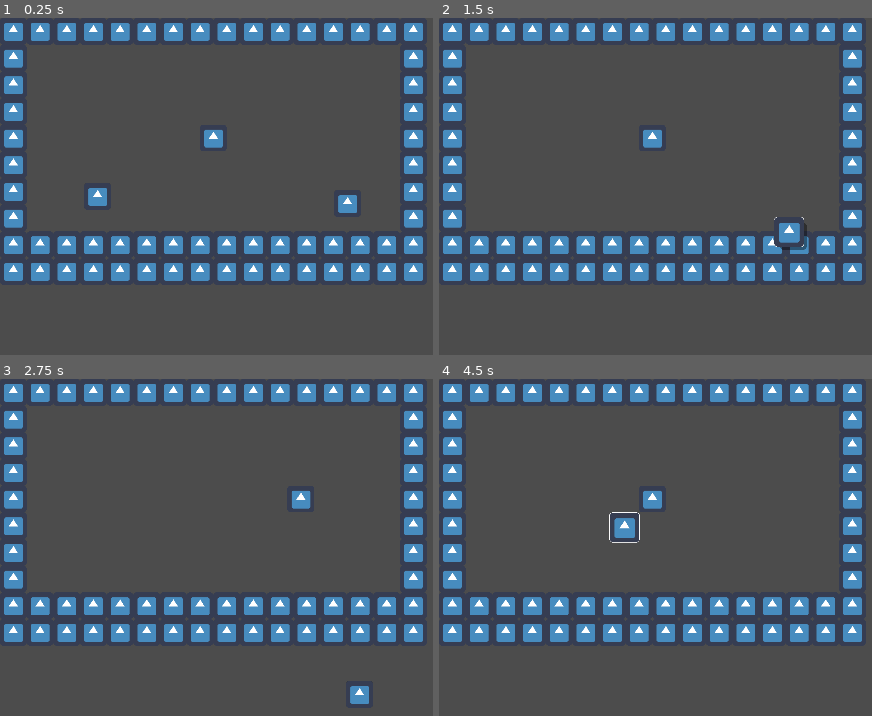
Above: before the commit, frames 1-4 (two rows, left to right).
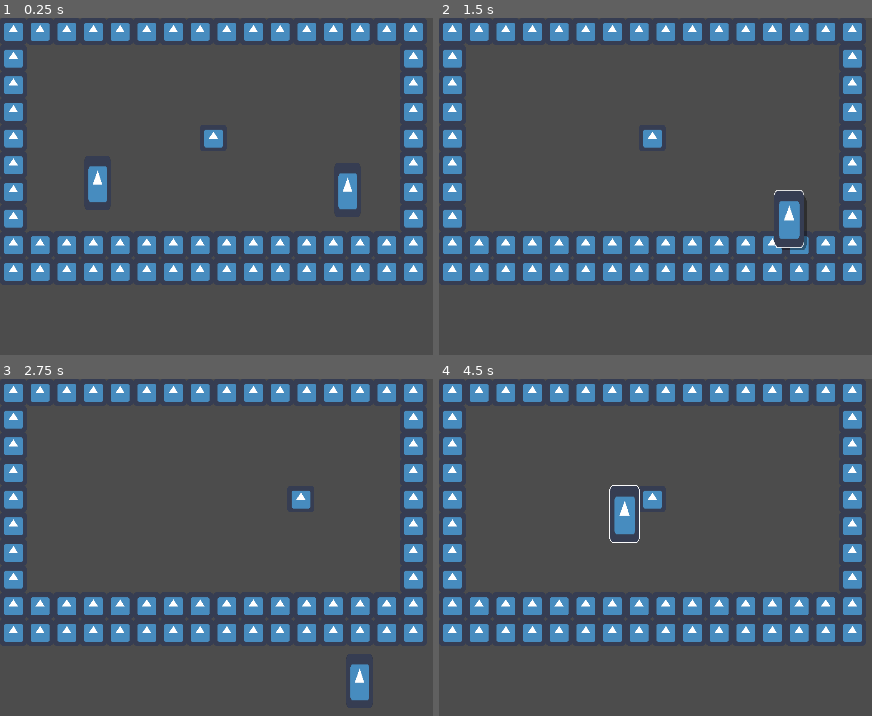
Above: after the commit, the same moments.

Repository: Gravedigger7789/little-willys-milk-bar
Game: Godot game, scene res://World.tscn
Two runs of this game, one before a commit and one after it. Both use one fixed random seed, a clock stepped at 60 frames per second and the inputs below. The engine's default icon, where the game draws it, is replaced by a stand-in: a white triangle on a blue panel in a dark square.
Inputs (mouse positions are in pixels of both pictures, inside the frame that each line leads up to):
- Up to frame 1 (0.25 s): no input
- Up to frame 2 (1.5 s): tap Enter at 0.5 s; drag from (538, 196) to (785, 203) at 0.52 s; drag from (785, 203) to (798, 331) at 1.27 s
- Up to frame 3 (2.75 s): move the mouse to (outside the picture) at 2.02 s; press the mouse at (outside the picture) at 2.03 s; hold Right (ui_right) from 2.03 s (still down)
- Up to frame 4 (4.5 s): release Right (ui_right) at 2.75 s; release the mouse at (outside the picture) at 2.75 s; drag from (798, 692) to (599, 537) at 2.77 s; move the mouse to (outside the picture) at 3.52 s; press the mouse at (outside the picture) at 3.53 s; hold Left (ui_left) 3.53-4.25 s; release the mouse at (outside the picture) at 4.25 s; drag from (599, 537) to (720, 490) at 4.27 s

The runs differ from the first frame. In frame 1, 0.7% of the frame differs, in the area x 20-83%, y 43-58%; in frame 2, 0.5%; in frame 3, 0.4%; in frame 4, 0.5%.

Commit message:
Added snap position

Diff:
--- a/src/Objects/Draggable.gd
+++ b/src/Objects/Draggable.gd
@@ -1,6 +1,7 @@
 extends Area2D
 
 signal picked_up
+signal put_down
 
 export var outline_color := Color.white
 
@@ -9,6 +10,8 @@
 onready var sprite_lift_scale := sprite_start_scale + Vector2(0.1, 0.1)
 onready var sprite_shadow: Sprite = $SpriteShadow
 onready var sprite_shadow_start_position := sprite_shadow.position
+onready var snap_position: Position2D = $SnapPosition
+
 
 var _dragging := false
 var _touch_position_offset := Vector2()
@@ -47,7 +50,10 @@
 func _input(event: InputEvent) -> void:
 	if _dragging and (event.is_action_released("touch") or \
 		(event is InputEventScreenTouch and !event.is_pressed())):
+		get_tree().set_input_as_handled()
 		_dragging = false
+		monitorable = false
+		emit_signal("put_down", self)
 
 
 func _on_Draggable_input_event(_viewport: Node, event: InputEvent, _shape_idx: int) -> void:
@@ -56,6 +62,7 @@
 		emit_signal("picked_up", self)
 		_dragging = true
 		_touch_position_offset = get_global_mouse_position() - global_position
+		monitorable = true
 
 
 func _on_Draggable_mouse_entered() -> void:
@@ -77,3 +84,11 @@
 func _outline_alpha(value: float) -> void:
 	outline_color.a = value
 	sprite.material.set_shader_param("outline_color", outline_color)
+
+
+func snap_to_position(value: Vector2) -> void:
+	var tween := create_tween() \
+		.set_trans(Tween.TRANS_SINE) \
+		.set_ease(Tween.EASE_OUT)
+	# warning-ignore:return_value_discarded
+	tween.tween_property(self, "global_position", value - snap_position.position, 0.15)
--- a/src/Objects/Draggable.tscn
+++ b/src/Objects/Draggable.tscn
@@ -11,20 +11,28 @@
 shader_param/width = 1.0
 
 [sub_resource type="RectangleShape2D" id=1]
-extents = Vector2( 32, 32 )
+extents = Vector2( 32, 64 )
 
 [node name="Draggable" type="Area2D"]
 script = ExtResource( 2 )
 
 [node name="SpriteShadow" type="Sprite" parent="."]
 modulate = Color( 0, 0, 0, 0.392157 )
+position = Vector2( 0, -32 )
+scale = Vector2( 1, 2 )
 
 [node name="Sprite" type="Sprite" parent="."]
 material = SubResource( 3 )
+position = Vector2( 0, -32 )
+scale = Vector2( 1, 2 )
 texture = ExtResource( 1 )
 
 [node name="CollisionShape2D" type="CollisionShape2D" parent="."]
+position = Vector2( 0, -32 )
 shape = SubResource( 1 )
+
+[node name="SnapPosition" type="Position2D" parent="."]
+position = Vector2( 0, 27 )
 
 [connection signal="input_event" from="." to="." method="_on_Draggable_input_event"]
 [connection signal="mouse_entered" from="." to="." method="_on_Draggable_mouse_entered"]
